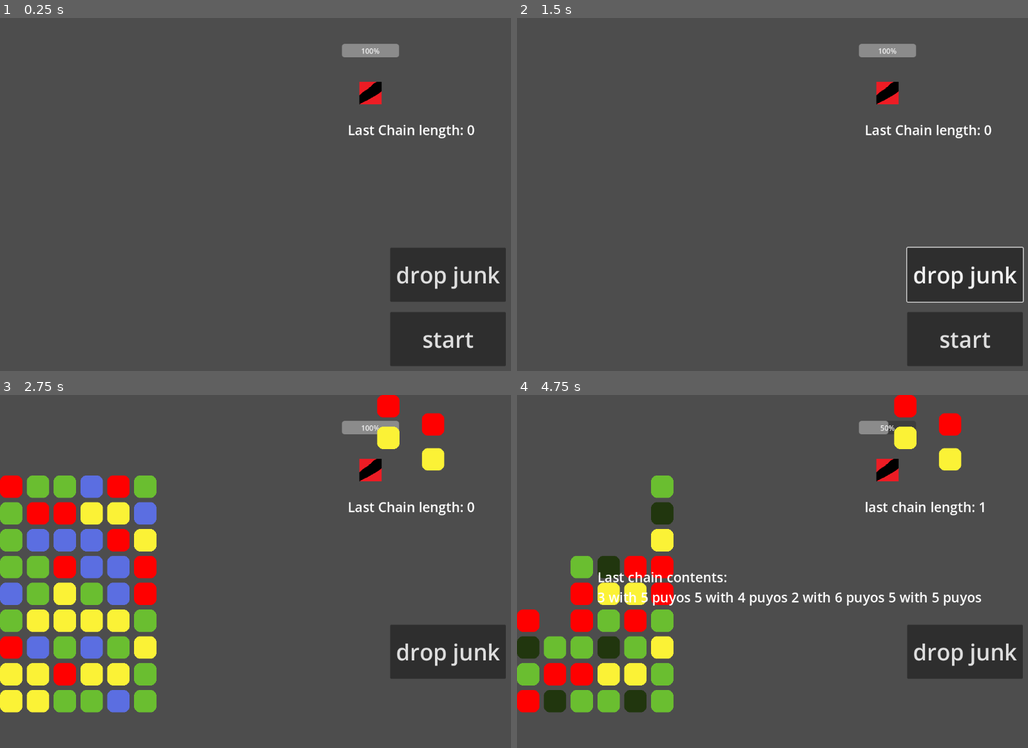
Above: before the commit, frames 1-4 (two rows, left to right).
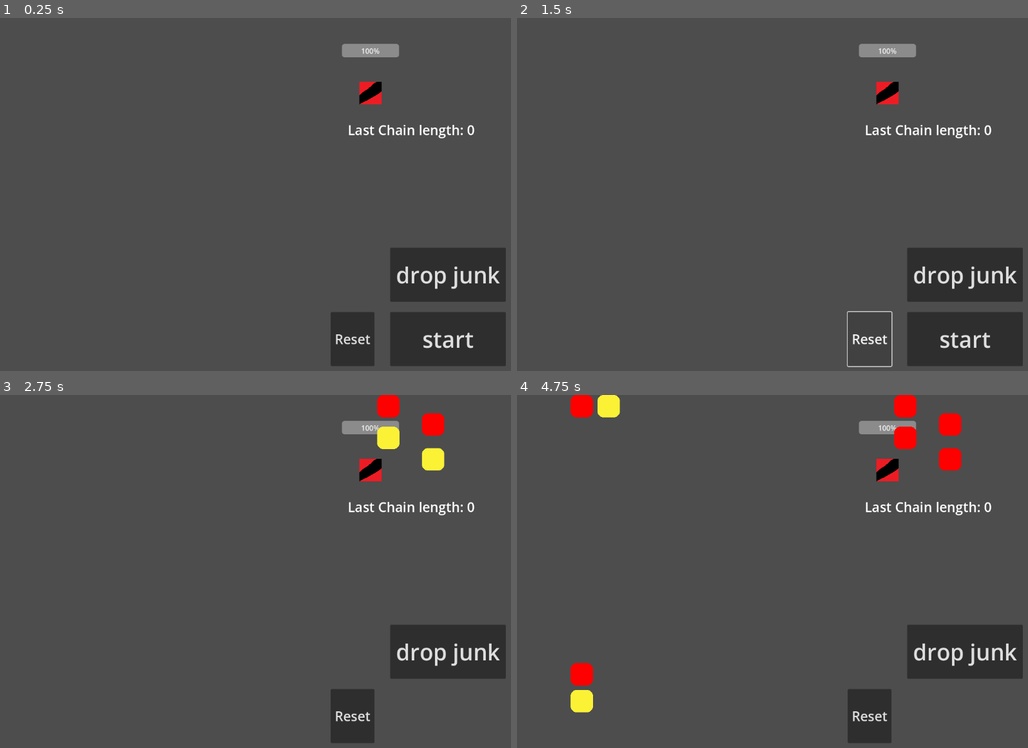
Above: after the commit, the same moments.

Repository: MarGamaDev/PuyoPuyoLike
Game: Godot game, scene res://Scenes/combat.tscn
Same seed, same stepped clock (60 frames per second), same inputs: the game is played once before the commit and once after it. This scene is started directly instead of the project's main scene. The engine's default icon, where the game draws it, is replaced by a stand-in: a white triangle on a blue panel in a dark square.
Inputs (mouse positions are in pixels of both pictures, inside the frame that each line leads up to):
- Up to frame 1 (0.25 s): no input
- Up to frame 2 (1.5 s): click "drop junk" at 0.5 s; click (869, 339) at 1.25 s, where only the run after the commit has a clickable "Reset"
- Up to frame 3 (2.75 s): click "start" at 2 s
- Up to frame 4 (4.75 s): tap Enter at 2.75 s; hold D (puyo_right) 2.78-3.53 s; tap 1 (TESTING_player_spawn) at 2.85, 4.35 s; tap Space at 3.5 s; hold S (puyo_down) 3.53-4.28 s; tap J (puyo_rotate) at 3.6 s; hold D (puyo_right) from 4.28 s (still down)

The runs differ from the first frame. In frame 1, 1.3% of the frame differs, in the area x 64-74%, y 83-99%; in frame 2, 0.5%; in frame 3, 16%, in the area x 0-74%, y 22-99%; in frame 4, 13%.

Commit message:
puyo game resetting works now

Diff:
--- a/Scenes/puyo_manager.tscn
+++ b/Scenes/puyo_manager.tscn
@@ -25,6 +25,21 @@
 grow_vertical = 0
 theme_override_font_sizes/font_size = 50
 text = "start"
+
+[node name="TestResetButton" type="Button" parent="UI"]
+anchors_preset = 3
+anchor_left = 1.0
+anchor_top = 1.0
+anchor_right = 1.0
+anchor_bottom = 1.0
+offset_left = -412.0
+offset_top = -142.0
+offset_right = -314.0
+offset_bottom = -21.0
+grow_horizontal = 0
+grow_vertical = 0
+theme_override_font_sizes/font_size = 30
+text = "Reset"
 
 [node name="ChainLengthLabel" type="Label" parent="UI"]
 anchors_preset = 6
@@ -74,4 +89,6 @@
 [connection signal="life_loss" from="GridManager" to="." method="lose_life"]
 [connection signal="pressed" from="UI/Button" to="." method="_on_test_button_pressed"]
 [connection signal="pressed" from="UI/Button" to="GridManager" method="start_game"]
+[connection signal="pressed" from="UI/TestResetButton" to="." method="_on_test_reset_button_pressed"]
+[connection signal="pressed" from="UI/TestResetButton" to="GridManager" method="end_game"]
 [connection signal="pressed" from="UI/JunkTest" to="." method="_on_junk_test_pressed"]
--- a/scripts/game_manager.gd
+++ b/scripts/game_manager.gd
@@ -38,4 +38,9 @@
 	$UI/Button.hide()
 
 func _on_junk_test_pressed() -> void:
-	$GridManager.add_to_spawn_queue(PuyoQueueEvent.create(PuyoQueueEvent.EVENT_TYPE.COLOR_REPLACE,0,[],Puyo.PUYO_TYPE.BLUE, Puyo.PUYO_TYPE.JUNK))
+	$GridManager.add_to_spawn_queue(PuyoQueueEvent.create(PuyoQueueEvent.EVENT_TYPE.JUNK_SLAM,2))
+
+
+func _on_test_reset_button_pressed() -> void:
+	$GridManager.hide()
+	$UI/Button.show()
--- a/scripts/grid_manager.gd
+++ b/scripts/grid_manager.gd
@@ -52,7 +52,7 @@
 
 ##used for testing and debugging
 var player_test_create_flag = false
-@export var test_fill_height = 9
+@export var test_fill_height = 0
 
 func _ready():
 	initialize_grid()
@@ -77,9 +77,14 @@
 				grid[i][j].puyo.queue_free()
 			grid[i][j].reset()
 	puyos_to_pop = Array()
+	for i in player_puyos:
+		i.queue_free()
 	player_puyos = Array()
 	player_grid_positions = Array()
 	player_rotation = 0
+	for i in puyo_queue:
+		for j in i:
+			j.queue_free()
 	puyo_queue = []
 	player_create_flag = false
 	player_input_flag = false
